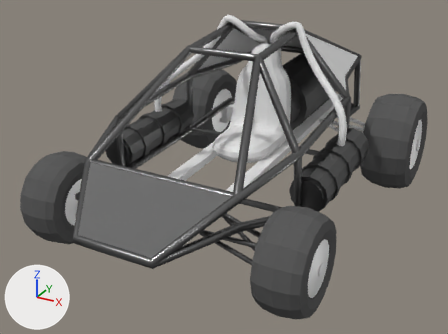
One commit to the Blender file Assets/Meshes/DuneBuggy.blend: the scene before it, then after it.
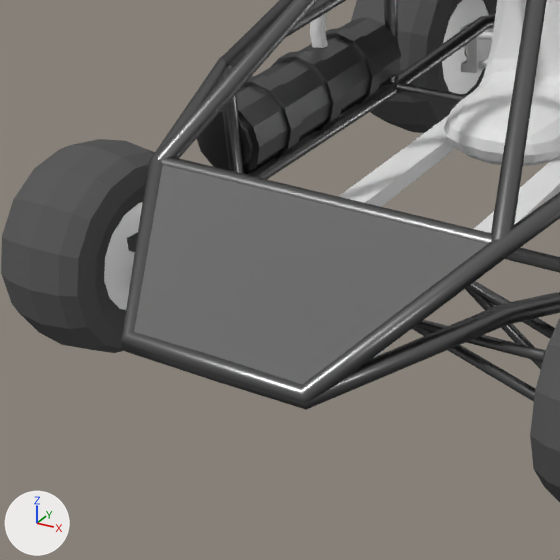
Old and new are each drawn whole from a camera (50 mm lens) standing at (2.64, -5.03, 3.02) and looking at (-0.11, -0.03, 0.52) and again close up on the part from 4% to 59% of the width and 27% to 100% of the height. The axes (+X, +Y, +Z) are drawn at lower left. The lights are the same throughout.

Objects in the first close-up: 'Axle', 'Body.001', 'Body.002', 'Body.005', 'Body.006', 'Body.007', 'Chair', 'FeulTanks', 'FrontLeftTire', 'FrontPanel', 'FrontRightTire', 'RearRightTire'.
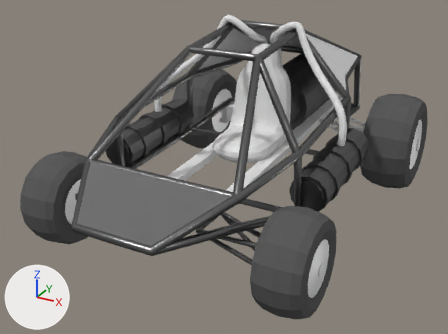
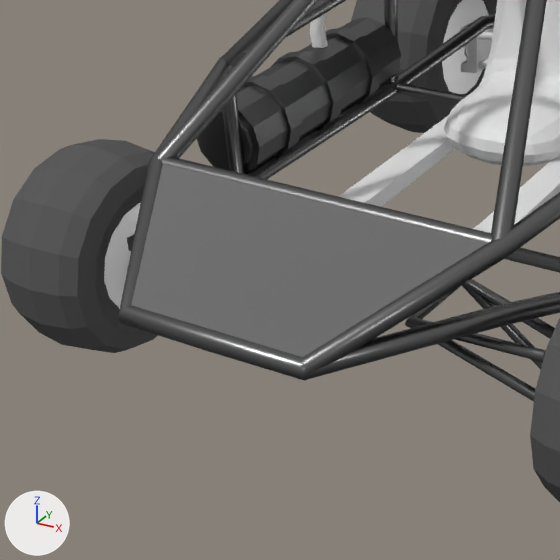
The change, as a list of edits to the scene's bpy script:
```text
Change me_plane_001:
    where me_plane_001.from_pydata(...)  # 4 vertices, 1 face; spans x -0.7..0.712, y -0.36..0.349, z -0.007..0.0
    used by ob_frontpanel; location = (0.0, -1.633, 0.791); rotation_euler = (0.496, 0.0, 0.0), in degrees (28, 0, 0)
    me_plane_001 part 1
    me_plane_001.vertices[0].co: (-0.338, -0.36, 0.0) -> (-0.338, -0.312, 0.088)  # not seen -> pixel (127, 311)
    me_plane_001.vertices[1].co: (0.341, -0.353, 0.0) -> (0.341, -0.306, 0.088)  # not seen -> pixel (298, 361)
Change cu_nurbscircle_002:
    where _sp = cu_nurbscircle_002.splines.new('POLY'); _sp.points.add(13)
    remove _sp.points.foreach_set('co', [0.0, -1.952, -0.477, 1.0, -0.351, -1.952, -0.477, 0.354, -0.714, -1.323, -0.175, 0.677, -0.914, -0.637, -0.058, 0.838, -0.899, 0.602, 0.0, 0.838, -0.684, 1.141, 0.0204, 0.677, -0.578, 1.974, 0.0204, 0.354, 0.0, 1.974, 0.0204, 1.0, 0.578, 1.974, 0.0204, 0.354, 0.684, 1.141, 0.0204, 0.677, 0.899, 0.602, 0.0, 0.838, 0.914, -0.637, -0.058, 0.838, 0.714, -1.323, -0.175, 0.677, 0.351, -1.952, -0.477, 0.354])
    add _sp.points.foreach_set('co', [0.0, -1.947, -0.381, 1.0, -0.351, -1.947, -0.381, 0.354, -0.714, -1.323, -0.175, 0.677, -0.914, -0.637, -0.058, 0.838, -0.899, 0.602, 0.0, 0.838, -0.684, 1.141, 0.0204, 0.677, -0.578, 1.974, 0.0204, 0.354, 0.0, 1.974, 0.0204, 1.0, 0.578, 1.974, 0.0204, 0.354, 0.684, 1.141, 0.0204, 0.677, 0.899, 0.602, 0.0, 0.838, 0.914, -0.637, -0.058, 0.838, 0.714, -1.323, -0.175, 0.677, 0.351, -1.947, -0.381, 0.354])
Change cu_nurbscircle_001:
    where _sp = cu_nurbscircle_001.splines.new('POLY'); _sp.points.add(13)
    remove _sp.points.foreach_set('co', [0.0, -1.952, 0.138, 1.0, -0.351, -1.952, 0.138, 0.354, -0.714, -1.314, 0.19, 0.677, -0.914, -0.637, 0.0, 0.838, -0.899, 0.602, 0.0, 0.838, -0.684, 1.15, 0.188, 0.677, -0.578, 2.076, 0.0, 0.354, 0.0, 2.076, 0.0, 1.0, 0.578, 2.076, 0.0, 0.354, 0.684, 1.15, 0.188, 0.677, 0.899, 0.602, 0.0, 0.838, 0.914, -0.637, 0.0, 0.838, 0.714, -1.314, 0.19, 0.677, 0.351, -1.952, 0.138, 0.354])
    add _sp.points.foreach_set('co', [0.0, -1.947, 0.244, 1.0, -0.351, -1.947, 0.244, 0.354, -0.714, -1.314, 0.19, 0.677, -0.914, -0.637, 0.0, 0.838, -0.899, 0.602, 0.0, 0.838, -0.684, 1.15, 0.188, 0.677, -0.578, 2.076, 0.0, 0.354, 0.0, 2.076, 0.0, 1.0, 0.578, 2.076, 0.0, 0.354, 0.684, 1.15, 0.188, 0.677, 0.899, 0.602, 0.0, 0.838, 0.914, -0.637, 0.0, 0.838, 0.714, -1.314, 0.19, 0.677, 0.351, -1.947, 0.244, 0.354])
```

Location of each change, (x1, y1, x2, y2) in pixels of the close-ups (560 x 560 px):
'FrontPanel', reshaped (12% shorter)
    before: (134, 165, 487, 384)
    after: (131, 164, 487, 357)
'Body.002', reshaped
    before: (121, 0, 560, 403)
    after: (118, 0, 560, 380)
'Body.001', reshaped
    before: (121, 14, 560, 410)
    after: (118, 14, 560, 380)
